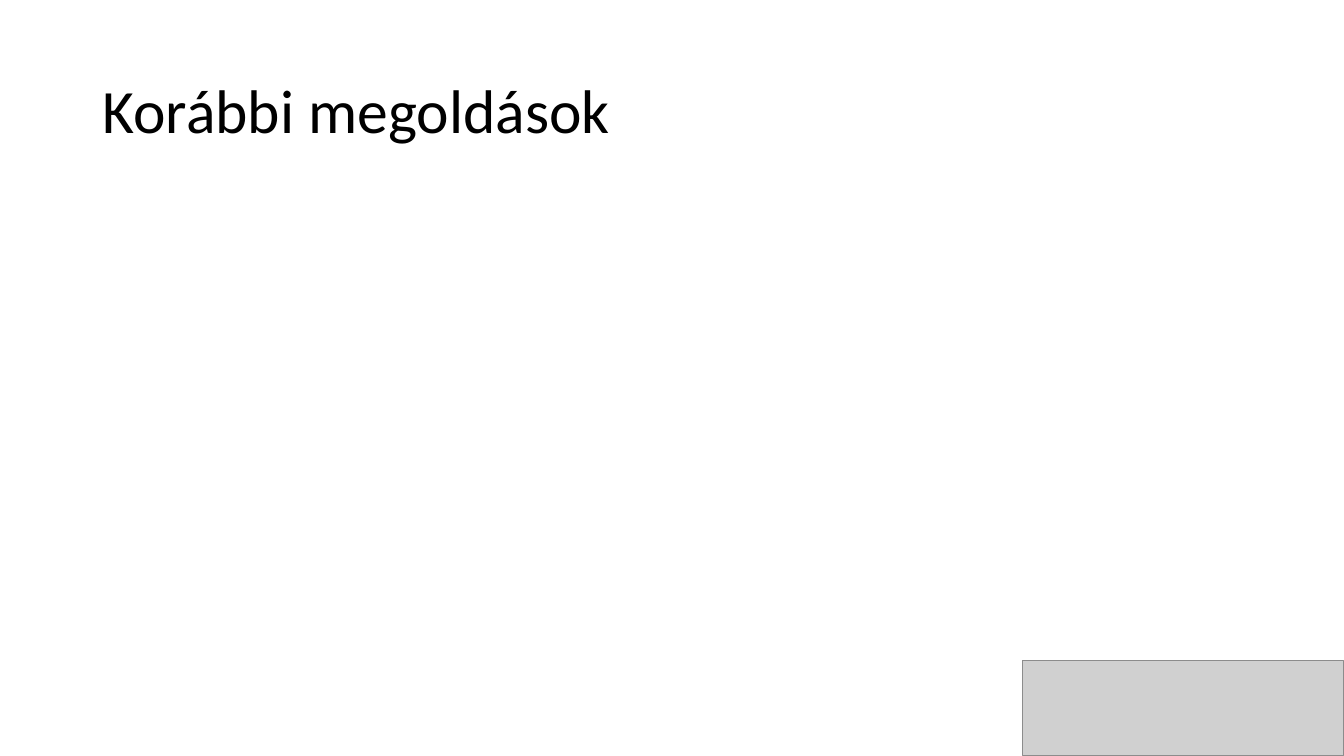
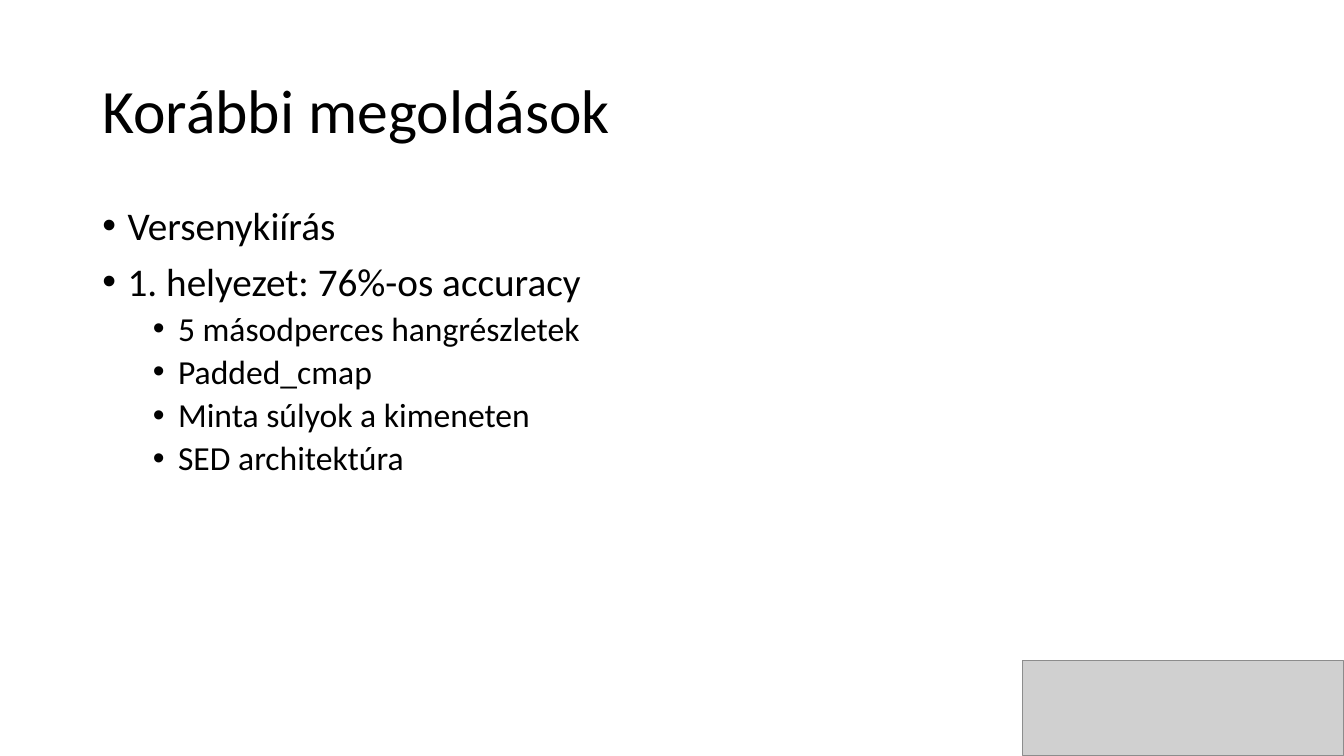
Before and after one commit to BotondProhaszka/melyrepules, a slide deck: slide 3 of mélyrepülés.pptx. Drawn at 1344x756 pixels with LibreOffice and Linux fonts; fonts in the diff are those of the drawing; grey boxes stand for pictures. Boxes give left, top, right and bottom in pixels: in the first picture for what was removed or moved away, otherwise in the second. Text is boxed around its words. In the diff, an @@ line names an element or a change of style, - is before the commit and + after.

```diff
--- a/mélyrepülés.pptx
+++ b/mélyrepülés.pptx
@@ text added at (128,212,580,471), 24 pt, text #000000 @@
+• Versenykiírás
+• 1. helyezet: 76%-os accuracy
+  • 5 másodperces hangrészletek
+  • Padded_cmap
+  • Minta súlyok a kimeneten
+  • SED architektúra
```
Also in this commit, not shown: 4 other slides changed.
